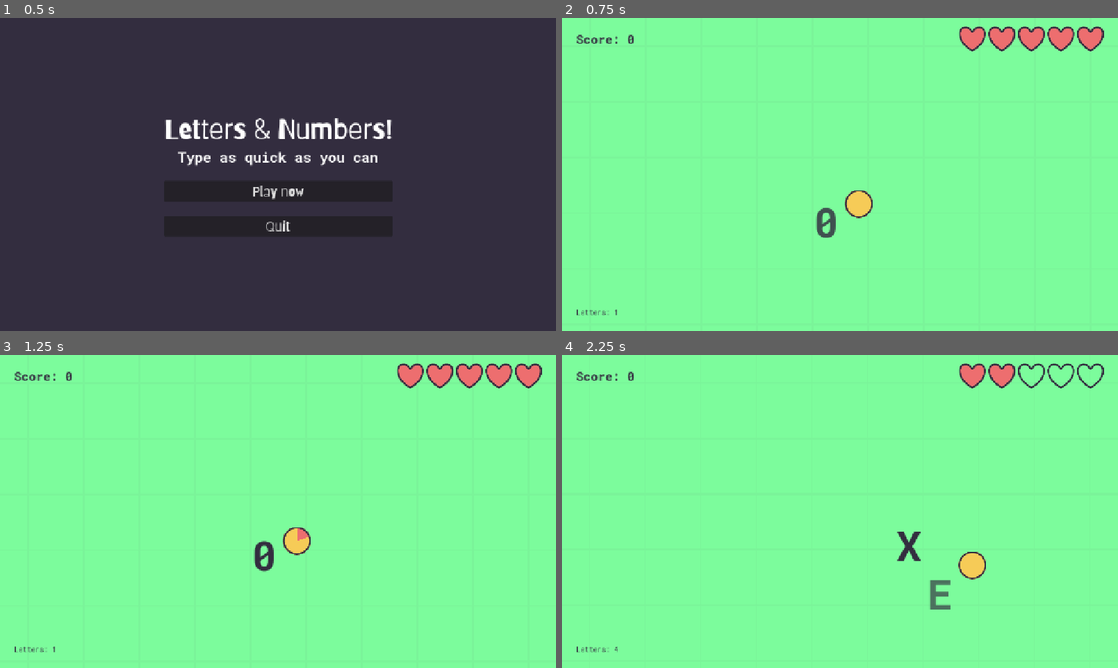
Above: before the commit, frames 1-4 (two rows, left to right).
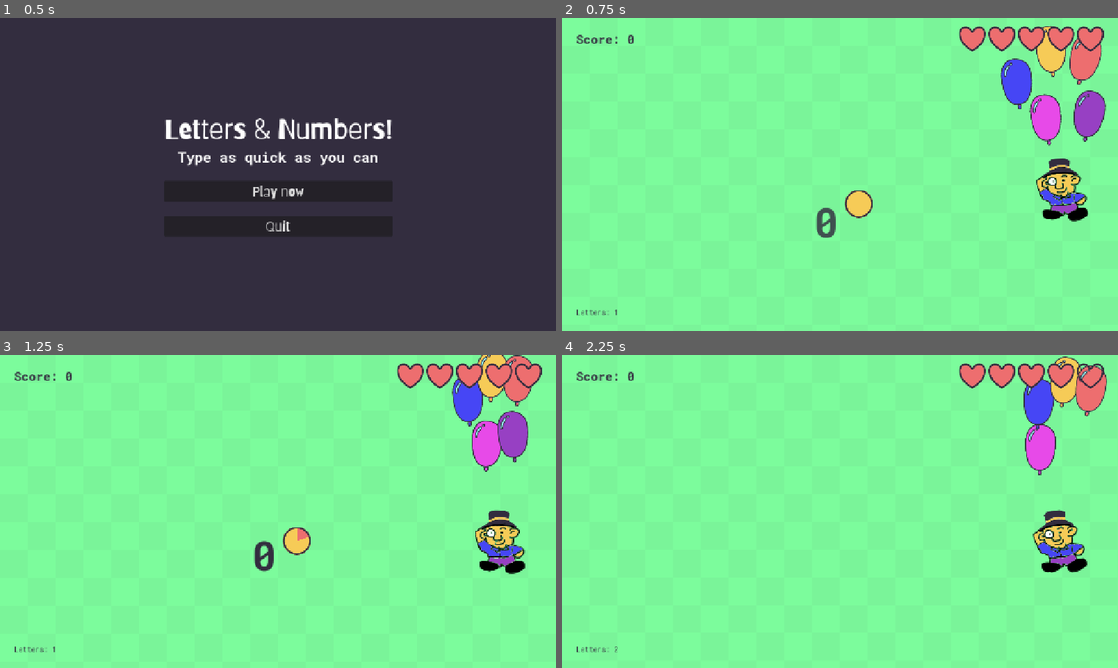
Above: after the commit, the same moments.

Repository: dewald-els/-beginners_jam_march25_reflections
Game: Godot game, scene res://scenes/main_menu/main_menu.tscn
The game is run twice, just before and just after one commit, with the same random seed, the same clock (stepped at 60 frames per second) and the same inputs.
Inputs:
- Up to frame 1 (0.5 s): no input
- Up to frame 2 (0.75 s): click "Play now" at 0.5 s
- Up to frame 3 (1.25 s): no input
- Up to frame 4 (2.25 s): tap Enter at 1.25 s; tap Z at 1.35 s; hold A from 2.03 s (still down); tap 0 at 2.1 s

Frame 1 is identical in both runs. In frame 2, 4.4% of the frame differs, in the area x 78-98%, y 2-66%; in frame 3, 4.0%; in frame 4, 4.9%, in the area x 9-98%, y 0-96%.

Commit message:
feat: Balloons, floating basics

Diff:
--- /dev/null
+++ b/reflections/scenes/balloon/balloon.gd
@@ -0,0 +1,44 @@
+@tool
+class_name Balloon
+extends RigidBody2D
+
+
+@onready var sprite_2d: Sprite2D = %Sprite2D
+
+
+@export var pink_balloon: Texture2D
+@export var blue_balloon: Texture2D
+@export var yellow_balloon: Texture2D
+@export var red_balloon: Texture2D
+@export var purple_balloon: Texture2D
+
+enum BalloonColour {
+	Pink,
+	Blue,
+	Yellow,
+	Red,
+	Purple
+}
+
+@export var balloon_colour: BalloonColour
+
+func _ready() -> void:
+	mass = 1.0  # Make balloons naturally rise
+
+	match (balloon_colour):
+		BalloonColour.Pink:
+			sprite_2d.texture = pink_balloon
+		BalloonColour.Blue:
+			sprite_2d.texture = blue_balloon
+		BalloonColour.Yellow:
+			sprite_2d.texture = yellow_balloon
+		BalloonColour.Red:
+			sprite_2d.texture = red_balloon
+		BalloonColour.Purple:
+			sprite_2d.texture = purple_balloon
+
+func _physics_process(delta):
+	apply_central_force(Vector2(0, -mass * 500))  # Lift force
+
+func pop() -> void:
+	Callable(queue_free).call_deferred()
--- /dev/null
+++ b/reflections/scenes/balloon/balloon.tscn
@@ -0,0 +1,30 @@
+[gd_scene load_steps=8 format=3 uid="uid://btybd0wbopy81"]
+
+[ext_resource type="Script" uid="uid://d00orjqvu0ill" path="res://scenes/balloon/balloon.gd" id="1_o0te0"]
+[ext_resource type="Texture2D" uid="uid://c62yexu0ypk68" path="res://scenes/balloon/sprites/pink_balloon.png" id="2_cmo8e"]
+[ext_resource type="Texture2D" uid="uid://rbe3hgu0wci" path="res://scenes/balloon/sprites/blue_balloon.png" id="3_2m0c2"]
+[ext_resource type="Texture2D" uid="uid://csny4kgy7dubl" path="res://scenes/balloon/sprites/yellow_balloon.png" id="4_apqvc"]
+[ext_resource type="Texture2D" uid="uid://n2pejfj4eama" path="res://scenes/balloon/sprites/red_balloon.png" id="5_alia0"]
+[ext_resource type="Texture2D" uid="uid://c5iqss3idfeou" path="res://scenes/balloon/sprites/purple_balloon.png" id="6_vkryg"]
+
+[sub_resource type="CapsuleShape2D" id="CapsuleShape2D_o0te0"]
+radius = 30.0
+height = 98.0
+
+[node name="Balloon" type="RigidBody2D"]
+script = ExtResource("1_o0te0")
+pink_balloon = ExtResource("2_cmo8e")
+blue_balloon = ExtResource("3_2m0c2")
+yellow_balloon = ExtResource("4_apqvc")
+red_balloon = ExtResource("5_alia0")
+purple_balloon = ExtResource("6_vkryg")
+balloon_colour = 1
+
+[node name="CollisionShape2D" type="CollisionShape2D" parent="."]
+position = Vector2(-1, -8)
+shape = SubResource("CapsuleShape2D_o0te0")
+
+[node name="Sprite2D" type="Sprite2D" parent="."]
+unique_name_in_owner = true
+texture = ExtResource("2_cmo8e")
+region_rect = Rect2(0, 0, 128, 128)
--- a/reflections/scenes/game/game.gd
+++ b/reflections/scenes/game/game.gd
@@ -76,6 +76,9 @@
 	if is_dead:
 		return
 
+	if not current_letter:
+		return
+
 	if event is InputEventKey and event.pressed:
 
 		var keycode:int = event.keycode
@@ -100,6 +103,7 @@
 					"letter": current_letter.letter_text,
 					"time_left": next_letter_timer.time_left
 				})
+				await get_tree().create_timer(0.5).timeout
 				_on_next_letter_timeout()
 
 
@@ -117,6 +121,10 @@
 
 func _on_health_empty() -> void:
 	print("Dead")
+
 	is_dead = true
-	current_letter.destroy(true)
+
+	if current_letter:
+		current_letter.destroy(true)
+
 	next_letter_timer.paused = true
--- a/reflections/scenes/game/game.tscn
+++ b/reflections/scenes/game/game.tscn
@@ -8,8 +8,9 @@
 [ext_resource type="Theme" uid="uid://3epe1etkbtt2" path="res://assets/themes/base_theme.tres" id="3_kelw5"]
 [ext_resource type="FontFile" uid="uid://dk53ru1bo0a5f" path="res://assets/fonts/RobotoMono-VariableFont_wght.ttf" id="4_lfrn8"]
 [ext_resource type="Texture2D" uid="uid://bg7tbifsmppm5" path="res://scenes/tiles/sprites/tile_green.png" id="8_87uf6"]
+[ext_resource type="PackedScene" uid="uid://dyw2agch1w57v" path="res://scenes/reflection/reflection_scene.tscn" id="9_2a8rs"]
 
-[sub_resource type="StyleBoxFlat" id="StyleBoxFlat_87uf6"]
+[sub_resource type="StyleBoxFlat" id="StyleBoxFlat_2a8rs"]
 bg_color = Color(0.486275, 0.988235, 0.611765, 1)
 
 [sub_resource type="FastNoiseLite" id="FastNoiseLite_bdhmt"]
@@ -98,3 +99,6 @@
 
 [node name="LettersContainer" type="Node" parent="."]
 unique_name_in_owner = true
+
+[node name="ReflectionScene" parent="." instance=ExtResource("9_2a8rs")]
+position = Vector2(1144, 365)
--- /dev/null
+++ b/reflections/scenes/reflection/balloons/balloons.gd
@@ -0,0 +1,38 @@
+class_name Balloons
+extends RigidBody2D
+
+var balloons: Array[Balloon] = []
+
+const MAX_BALLOONS: int = 5
+var active_balloons: int = MAX_BALLOONS
+
+func _ready() -> void:
+	for balloon in get_children():
+		if balloon is RigidBody2D:
+			var joint = DampedSpringJoint2D.new()
+			joint.node_a = self.get_path()
+			joint.node_b = balloon.get_path()
+			joint.rest_length = 10
+			joint.stiffness = 50
+			joint.damping = 1
+			add_child(joint)
+			balloons.append(balloon)
+
+	SignalBus.incorrect_input.connect(_on_incorrect_input)
+
+func pop_balloon() -> void:
+	if active_balloons > 0:
+		active_balloons -= 1
+		var balloon_to_pop: Balloon = balloons.pop_back()
+		if balloon_to_pop:
+			balloon_to_pop.pop()
+
+		if active_balloons == 0:
+			restore_gravity()
+
+
+func restore_gravity() -> void:
+	gravity_scale = 1
+
+func _on_incorrect_input() -> void:
+	pop_balloon()
--- /dev/null
+++ b/reflections/scenes/reflection/balloons/balloons.tscn
@@ -0,0 +1,52 @@
+[gd_scene load_steps=5 format=3 uid="uid://dfsf1jgpg7rnk"]
+
+[ext_resource type="Script" uid="uid://it00koskmqk3" path="res://scenes/reflection/balloons/balloons.gd" id="1_244in"]
+[ext_resource type="PackedScene" uid="uid://btybd0wbopy81" path="res://scenes/balloon/balloon.tscn" id="1_peysm"]
+[ext_resource type="Texture2D" uid="uid://npr3rqghywh1" path="res://scenes/reflection/temp_man.png" id="2_244in"]
+
+[sub_resource type="CircleShape2D" id="CircleShape2D_244in"]
+radius = 20.025
+
+[node name="Balloons" type="RigidBody2D"]
+mass = 5.05
+script = ExtResource("1_244in")
+
+[node name="CollisionShape2D" type="CollisionShape2D" parent="."]
+position = Vector2(0, 25)
+shape = SubResource("CircleShape2D_244in")
+
+[node name="Sprite2D" type="Sprite2D" parent="."]
+position = Vector2(5, 15)
+texture = ExtResource("2_244in")
+
+[node name="PinkBalloon" parent="." instance=ExtResource("1_peysm")]
+unique_name_in_owner = true
+position = Vector2(-29, -115)
+gravity_scale = -0.5
+balloon_colour = 0
+
+[node name="BlueBalloon" parent="." instance=ExtResource("1_peysm")]
+unique_name_in_owner = true
+position = Vector2(-94, -202)
+rotation = -0.206564
+gravity_scale = -0.5
+
+[node name="YellowBalloon" parent="." instance=ExtResource("1_peysm")]
+unique_name_in_owner = true
+position = Vector2(-17, -271)
+gravity_scale = -0.5
+balloon_colour = 2
+
+[node name="RedBalloon" parent="." instance=ExtResource("1_peysm")]
+unique_name_in_owner = true
+position = Vector2(61, -251)
+rotation = 0.0793008
+gravity_scale = -0.5
+balloon_colour = 3
+
+[node name="PurpleBalloon" parent="." instance=ExtResource("1_peysm")]
+unique_name_in_owner = true
+position = Vector2(71, -127)
+rotation = 0.121345
+gravity_scale = -0.5
+balloon_colour = 4
--- /dev/null
+++ b/reflections/scenes/reflection/reflection_scene.tscn
@@ -0,0 +1,9 @@
+[gd_scene load_steps=2 format=3 uid="uid://dyw2agch1w57v"]
+
+[ext_resource type="PackedScene" uid="uid://dfsf1jgpg7rnk" path="res://scenes/reflection/balloons/balloons.tscn" id="1_ak00n"]
+
+[node name="ReflectionScene" type="Node2D"]
+
+[node name="Character" type="Node2D" parent="."]
+
+[node name="Balloons" parent="Character" instance=ExtResource("1_ak00n")]
Not shown: 2 places in reflections/scenes/backgrounds/green_background.tscn that only renumber resources
Not shown, added: reflections/scenes/balloon/balloon.gd.uid
Binary file added: reflections/scenes/balloon/sprites/balloons_tilesheet.png
Not shown, added: reflections/scenes/balloon/sprites/balloons_tilesheet.png.import
Binary file added: reflections/scenes/balloon/sprites/blue_balloon.png
Not shown, added: reflections/scenes/balloon/sprites/blue_balloon.png.import
Binary file added: reflections/scenes/balloon/sprites/pink_balloon.png
Not shown, added: reflections/scenes/balloon/sprites/pink_balloon.png.import
Binary file added: reflections/scenes/balloon/sprites/purple_balloon.png
Not shown, added: reflections/scenes/balloon/sprites/purple_balloon.png.import
Binary file added: reflections/scenes/balloon/sprites/red_balloon.png
Not shown, added: reflections/scenes/balloon/sprites/red_balloon.png.import
(and 12 more such lines)
